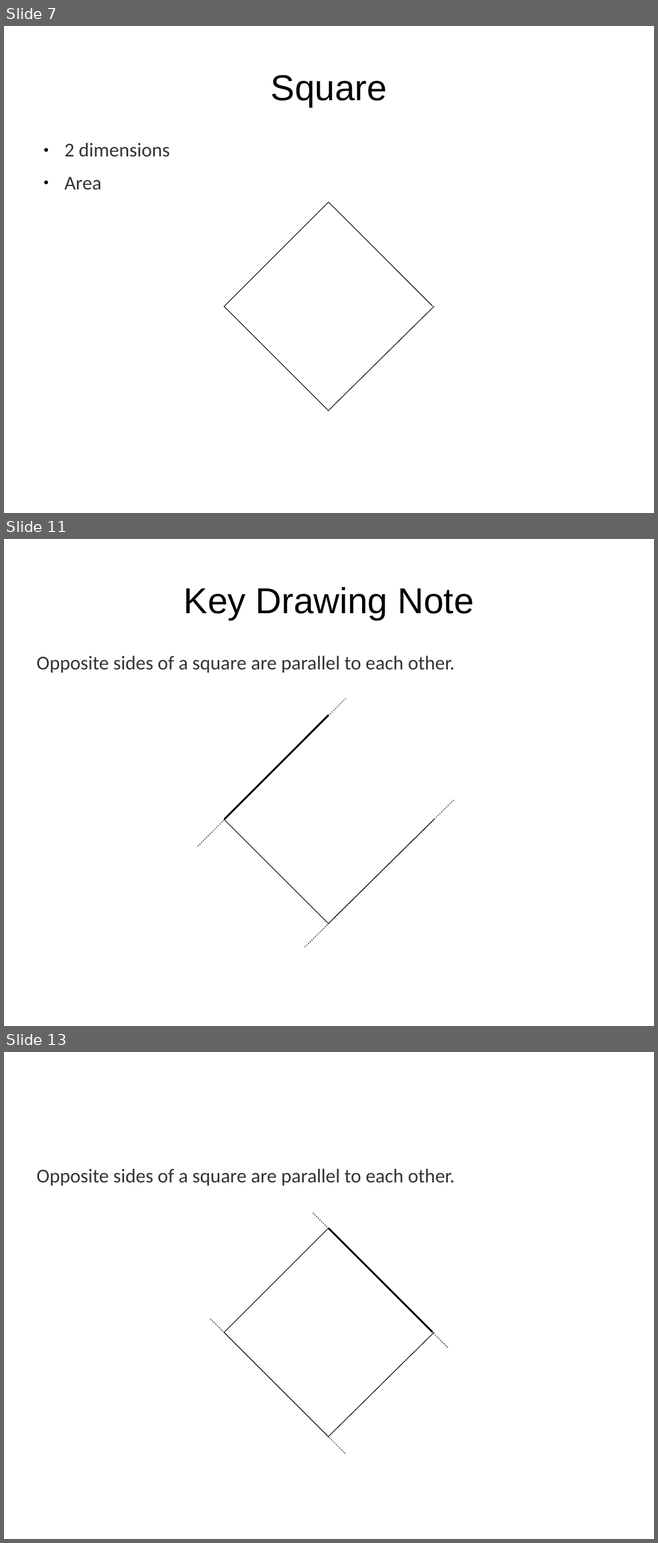
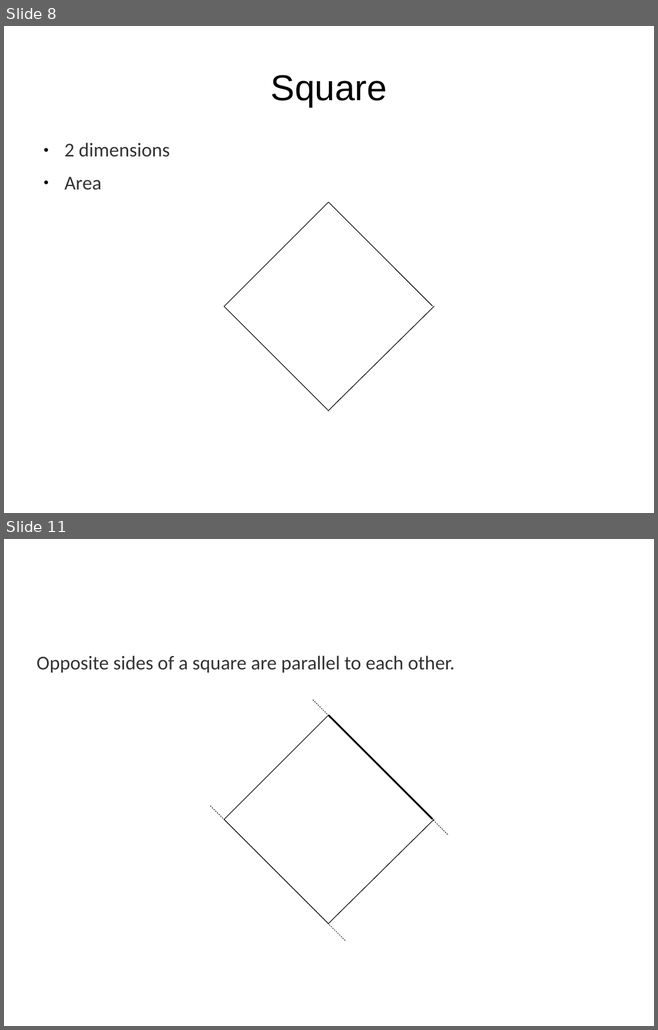
Before and after one commit to tigerfarm/docroot, a slide deck: books/content/cubes/9aDrawAll.odp. Shown one above the other, each under a label of ours: slides 7, 11 and 13 before the commit, slides 8 and 11 after it; the slides between them are not shown. The pictures are 658x1543 and 658x1030 pixels, drawn with LibreOffice and Linux fonts; fonts in the diff are those of the drawing; background and template pictures are left out. Boxes give left, top, right and bottom in pixels: in the first picture for what was removed or moved away, otherwise in the second. Text is boxed around its words. In the diff, an @@ line names an element or a change of style, - is before the commit and + after.

```diff
--- a/books/content/cubes/9aDrawAll.odp
+++ b/books/content/cubes/9aDrawAll.odp
@@ slide 11 removed at [4, 539, 654, 1026], background picture (left out) @@
@@ title removed at [184, 587, 474, 620] @@
-Key Drawing Note
@@ text removed at [36, 656, 455, 673] @@
-Opposite sides of a square are parallel to each other.
@@ line removed from (346, 698) to (197, 848) @@
@@ line removed from (328, 715) to (224, 819) @@
@@ line removed from (453, 800) to (304, 947) @@
@@ line removed from (328, 924) to (224, 819) @@
@@ line removed from (434, 820) to (328, 925) @@
@@ what was slide 7 is now slide 8 @@
@@ what was slide 13 is now slide 11 @@
```
Also in this commit, not shown: 12 slides changed, 7 slides added, 8 other slides removed, 9 other files.
